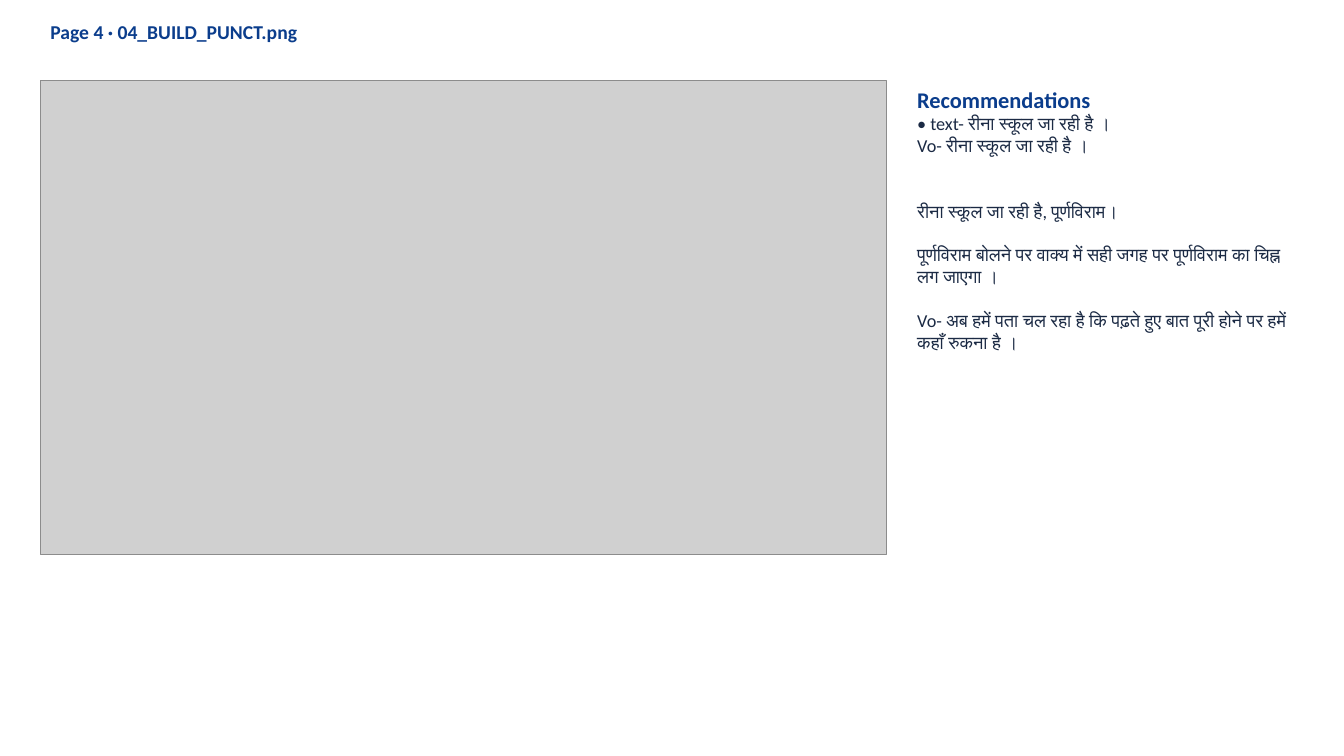
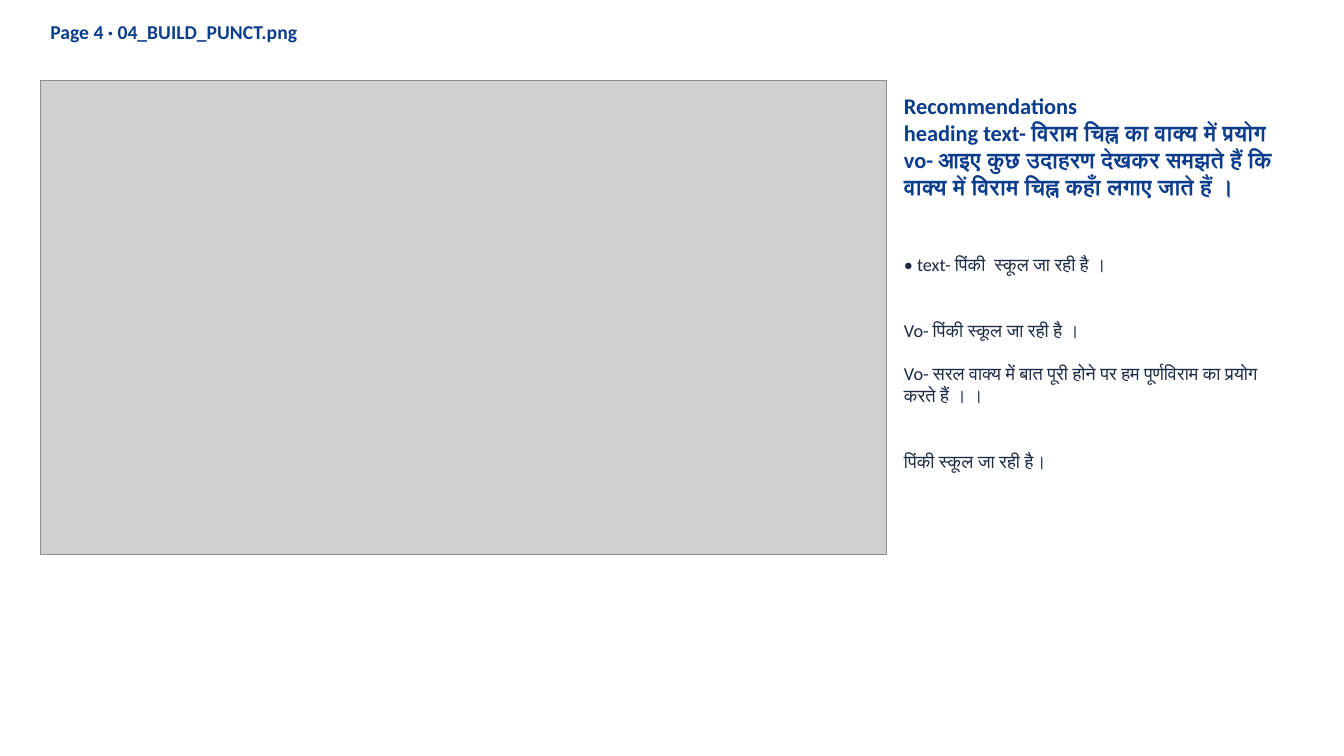
Before and after one commit to 25606mohnish2020-commits/HI02H12_L01_S01, a slide deck: slide 9 of HI02H12_L01_S01_dist-20261019T060950Z-1-001/HI02H12_L01_S01_dist/HI02H12_L01_S01_review.pptx (slide 8 before the commit). Drawn at 1344x756 pixels with LibreOffice and Linux fonts; fonts in the diff are those of the drawing; grey boxes stand for pictures. Boxes give left, top, right and bottom in pixels: in the first picture for what was removed or moved away, otherwise in the second. Text is boxed around its words. In the diff, an @@ line names an element or a change of style, - is before the commit and + after.

```diff
--- a/HI02H12_L01_S01_dist-20261019T060950Z-1-001/HI02H12_L01_S01_dist/HI02H12_L01_S01_review.pptx
+++ b/HI02H12_L01_S01_dist-20261019T060950Z-1-001/HI02H12_L01_S01_dist/HI02H12_L01_S01_review.pptx
@@ text added at (904, 98, 1272, 473), 13 pt, text #1B2A44 @@
+Recommendations
+heading text- विराम चिह्न का वाक्य में प्रयोग
+vo- आइए कुछ उदाहरण देखकर समझते हैं कि वाक्य में विराम चिह्न कहाँ लगाए जाते हैं ।
+• text- पिंकी स्कूल जा रही है ।
+Vo- पिंकी स्कूल जा रही है ।
+Vo- सरल वाक्य में बात पूरी होने पर हम पूर्णविराम का प्रयोग करते हैं । ।
+पिंकी स्कूल जा रही है।
@@ text removed at (917, 92, 1287, 350) @@
-Recommendations
-• text- रीना स्कूल जा रही है ।
-Vo- रीना स्कूल जा रही है ।
-रीना स्कूल जा रही है, पूर्णविराम।
-पूर्णविराम बोलने पर वाक्य में सही जगह पर पूर्णविराम का चिह्न लग जाएगा ।
-Vo- अब हमें पता चल रहा है कि पढ़ते हुए बात पूरी होने पर हमें कहाँ रुकना है ।
```
Also in this commit, not shown: 14 other slides changed, 2 slides added, 1 slide removed, 1 other file.
